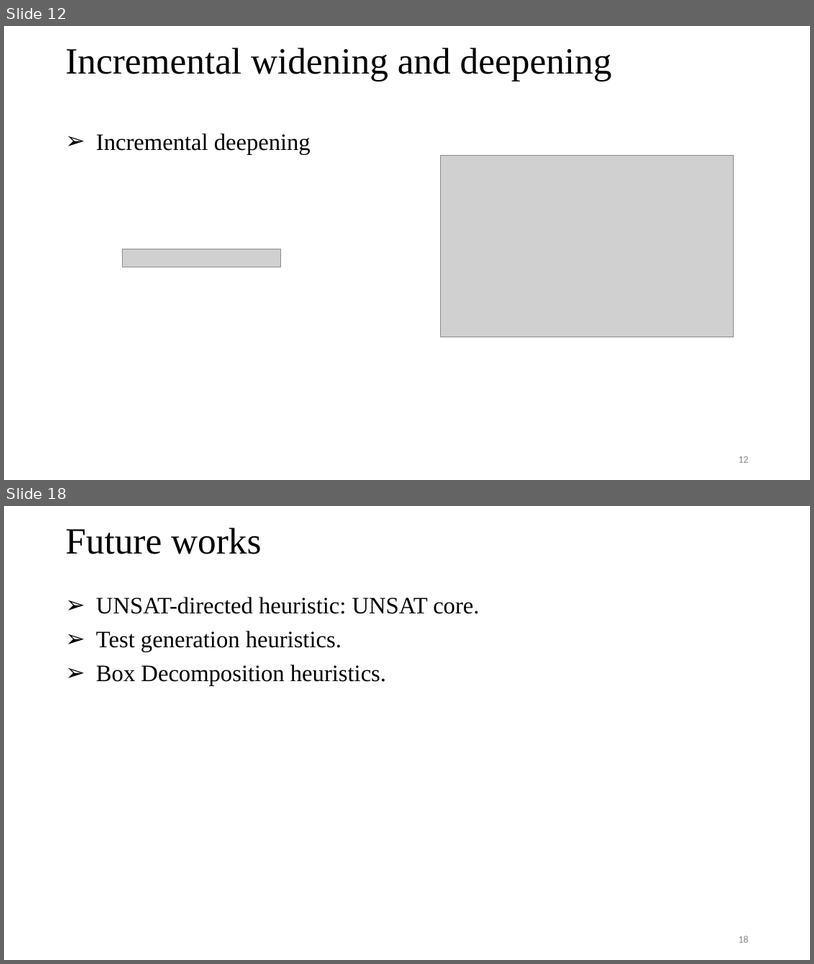
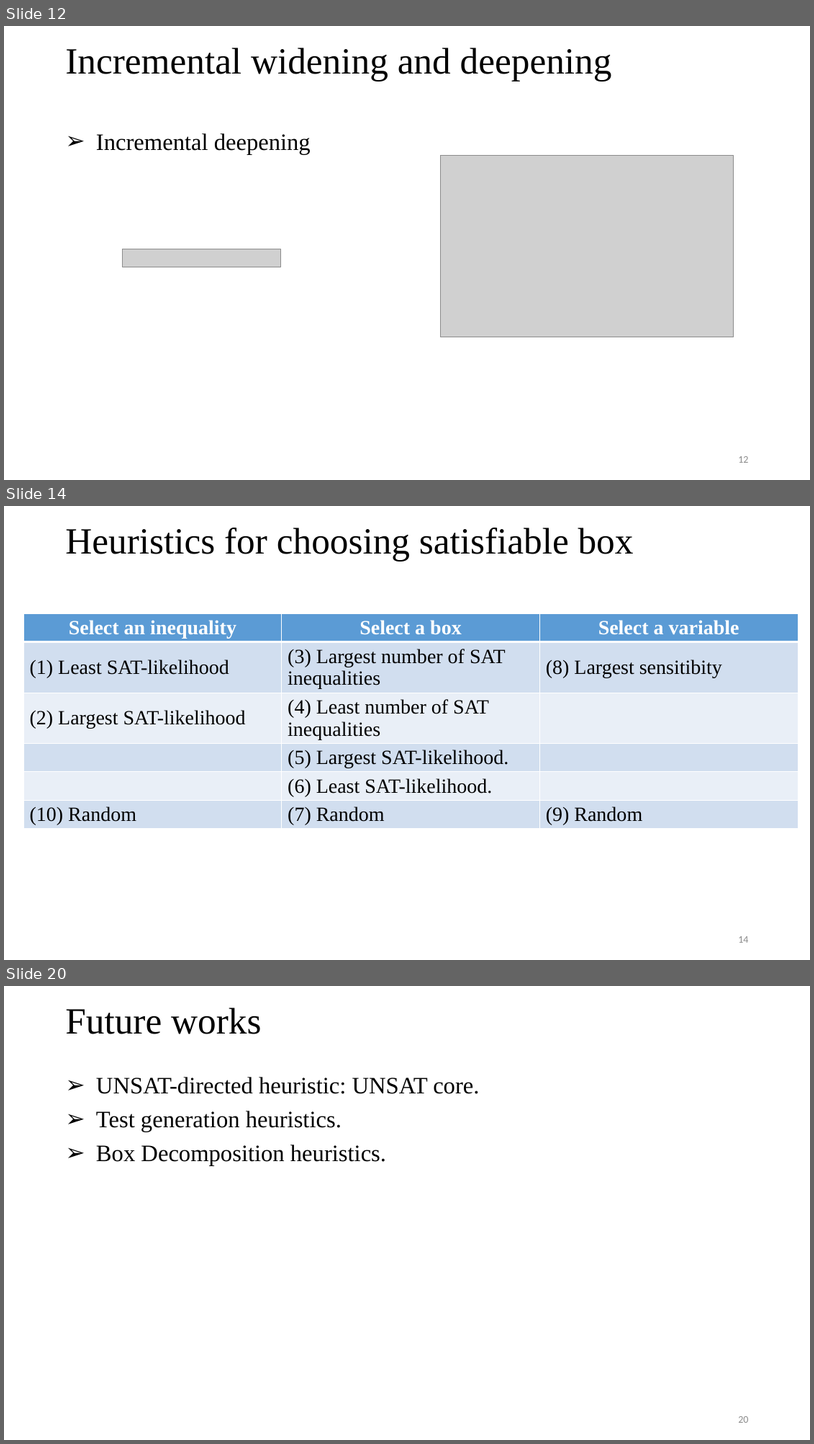
Before and after one commit to tungvx/raSAT, a slide deck: report/thesis/presentation.pptx. Shown one above the other, each under a label of ours: slides 12 and 18 before the commit, slides 12, 14 and 20 after it; the slides between them are not shown. The pictures are 814x964 and 814x1444 pixels, drawn with LibreOffice and Linux fonts; fonts in the diff are those of the drawing; grey boxes stand for pictures. Boxes give left, top, right and bottom in pixels: in the first picture for what was removed or moved away, otherwise in the second. Text is boxed around its words. In the diff, an @@ line names an element or a change of style, - is before the commit and + after.

```diff
--- a/report/thesis/presentation.pptx
+++ b/report/thesis/presentation.pptx
@@ slide 14 added at (4,506,810,960), background #FFFFFF @@
@@ title added at (65,528,634,561), 44 pt, text #000000 @@
+Heuristics for choosing satisfiable box
@@ table added at (23,614,798,844), 6 rows, 3 columns @@
+Select an inequality | Select a box | Select a variable
+(1) Least SAT-likelihood | (3) Largest number of SAT inequalities | (8) Largest sensitibity
+(2) Largest SAT-likelihood | (4) Least number of SAT inequalities | 
+ | (5) Largest SAT-likelihood. | 
+ | (6) Least SAT-likelihood. | 
+(10) Random | (7) Random | (9) Random
@@ page number added at (738,936,748,942), 12 pt, text #8C8C8C @@
+14
@@ what was slide 18 is now slide 20 @@
@@ page number at (738,1416,748,1422): text changed @@
-18
+20
```
Also in this commit, not shown: 11 slides changed, 1 other slide added, 1 other file.
